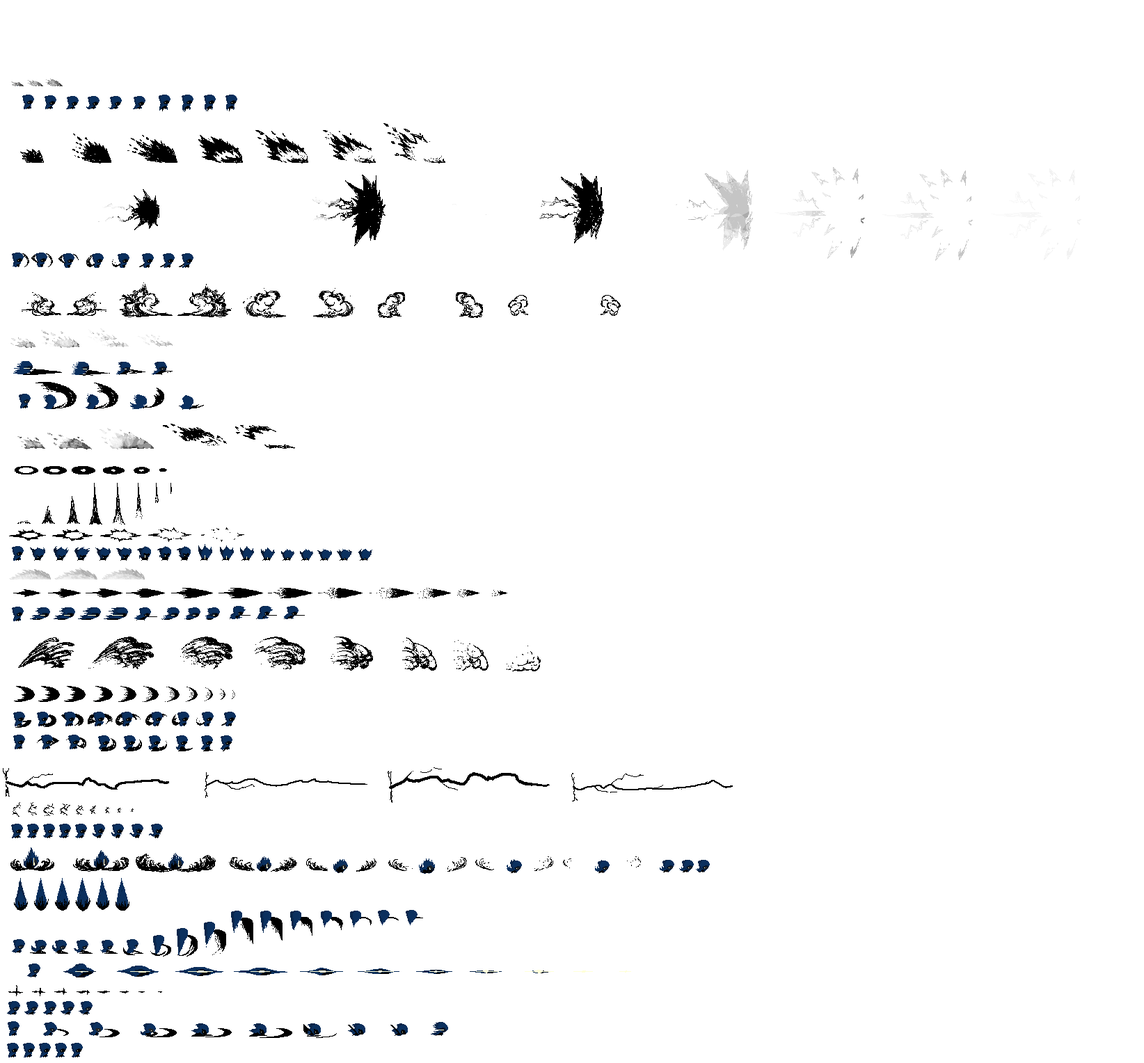
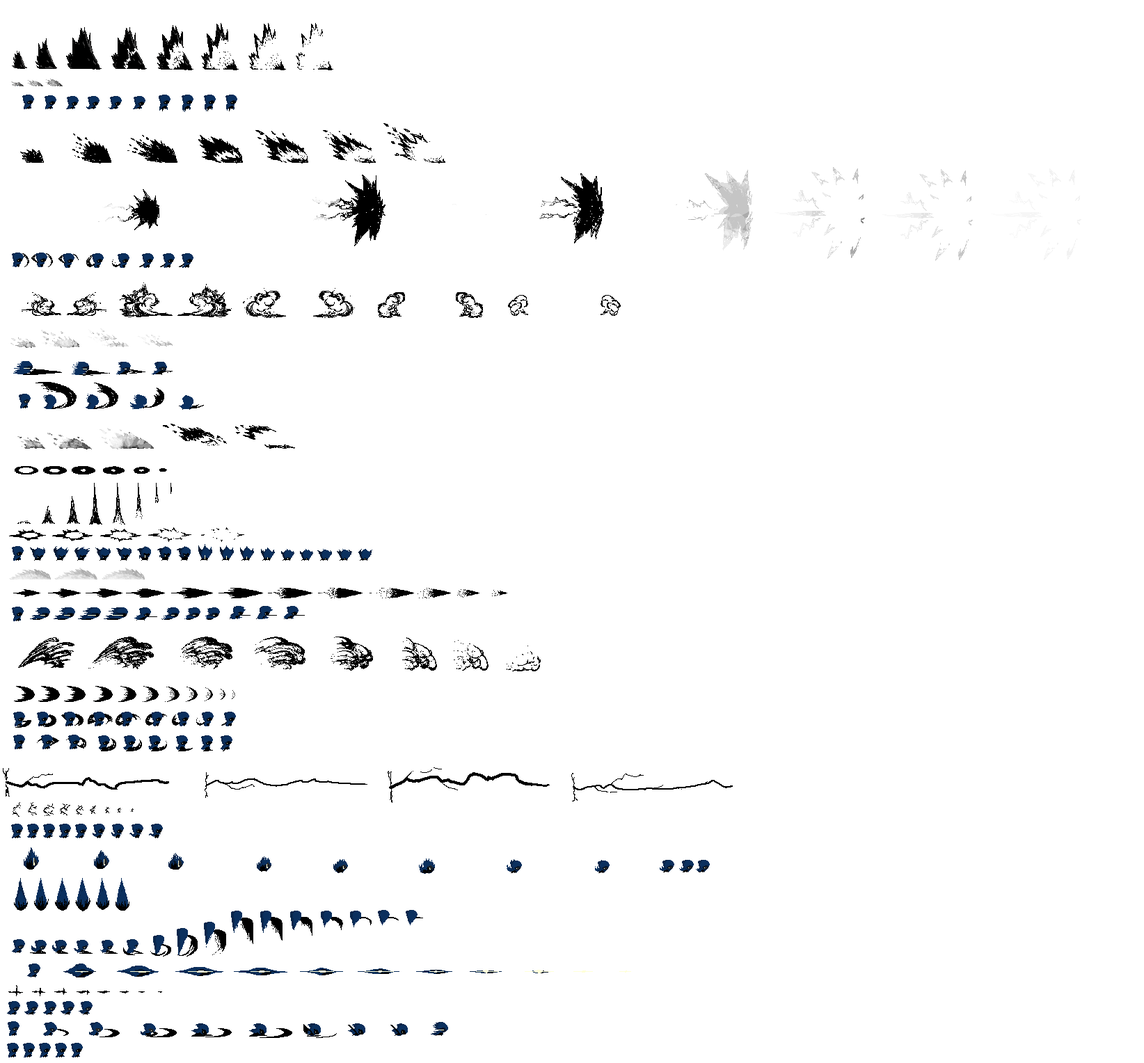
Layer changes from the first 1144 × 1063 image to the second:
added group "Fx 3" with 8 layers in group "Smash down on ground" over [11, 22, 334, 71]
added layer "Layer 78 copy 5" in group "Fx 3" over [295, 22, 334, 71]
added layer "Layer 78 copy 4" in group "Fx 3" over [248, 22, 286, 71]
added layer "Layer 78 copy 3" in group "Fx 3" over [201, 22, 239, 71]
added layer "Layer 78 copy 2" in group "Fx 3" over [156, 25, 194, 71]
added layer "Layer 78 copy" in group "Fx 3" over [111, 27, 147, 70]
added layer "Layer 78" in group "Fx 3" over [66, 27, 102, 70]
added layer "Layer 80" in group "Fx 3" over [35, 38, 58, 69]
added layer "Layer 79" in group "Fx 3" over [11, 50, 28, 69]
painted on "Layer 17 copy 35" over [562, 856, 641, 869]
painted on "Layer 17 copy 34" over [475, 856, 554, 871]
painted on "Layer 17 copy 32" over [388, 856, 467, 872]
painted on "Layer 17 copy 31" over [306, 858, 377, 872]
painted on "Layer 17 copy 30" over [228, 856, 298, 872]
painted on "Layer 17 copy 29" over [135, 853, 216, 873]
painted on "Layer 17 copy 28" over [73, 856, 129, 872]
painted on "Layer 17 copy 27" over [10, 858, 55, 871]
